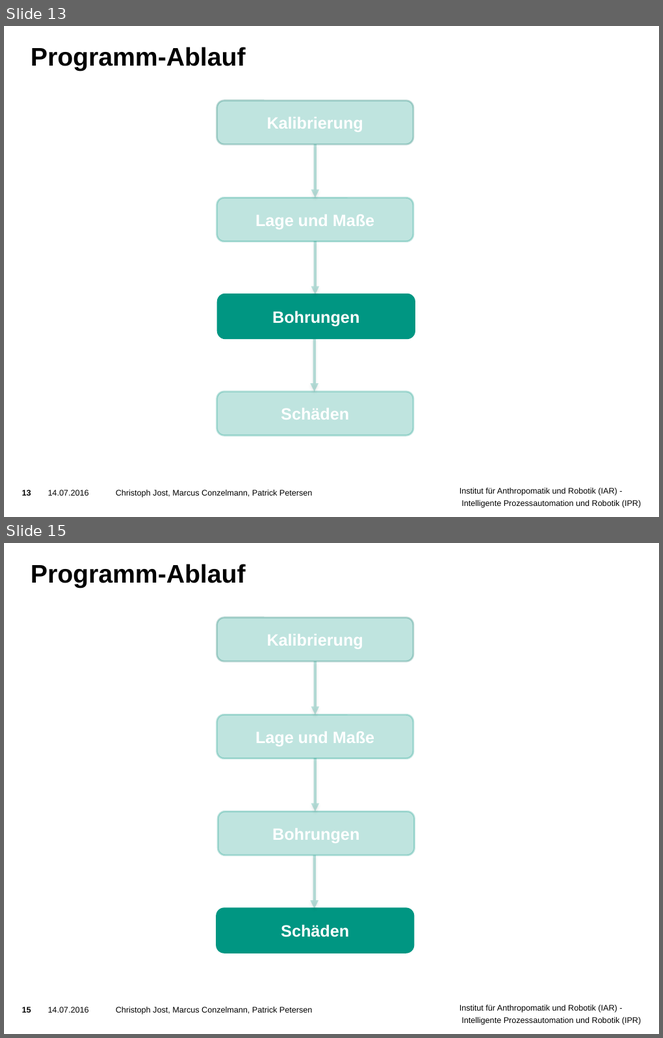
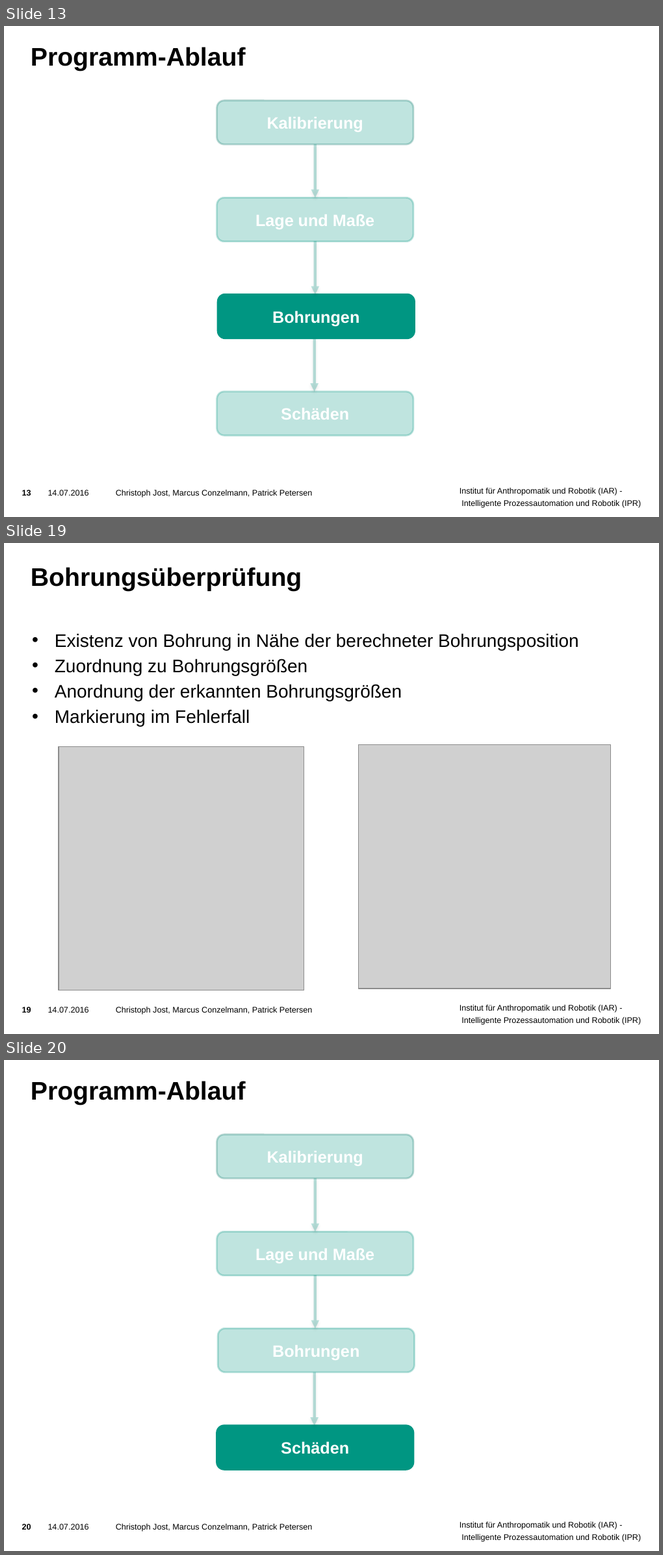
Before and after one commit to ThePrimus/VisualInspection, a slide deck: Praesentation/Vorlage Präsentation.pptx. Shown one above the other, each under a label of ours: slides 13 and 15 before the commit, slides 13, 19 and 20 after it; the slides between them are not shown. The pictures are 663x1038 and 663x1555 pixels, drawn with LibreOffice and Linux fonts; fonts in the diff are those of the drawing; grey boxes stand for pictures; background and template pictures are left out. Boxes give left, top, right and bottom in pixels: in the first picture for what was removed or moved away, otherwise in the second. Text is boxed around its words. In the diff, an @@ line names an element or a change of style, - is before the commit and + after.

```diff
--- a/Praesentation/Vorlage Präsentation.pptx
+++ b/Praesentation/Vorlage Präsentation.pptx
@@ slide 19 added at (4, 543, 659, 1034), background picture (left out); not listed: 3 template elements that a slide beside it also shows @@
@@ title added at (31, 567, 302, 591), 28 pt, text #000000, bold @@
+Bohrungsüberprüfung
@@ text added at (55, 633, 579, 726), 20 pt, text #000000 @@
+• Existenz von Bohrung in Nähe der berechneter Bohrungsposition
+• Zuordnung zu Bohrungsgrößen
+• Anordnung der erkannten Bohrungsgrößen
+• Markierung im Fehlerfall
@@ picture added at (59, 746, 304, 990) @@
@@ picture added at (359, 745, 610, 988) @@
@@ what was slide 15 is now slide 20 @@
@@ page number at (22, 1524, 31, 1530): text changed @@
-15
+20
```
Also in this commit, not shown: 5 other slides added, 1 slide removed.
